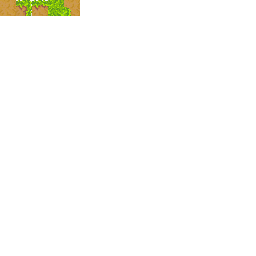
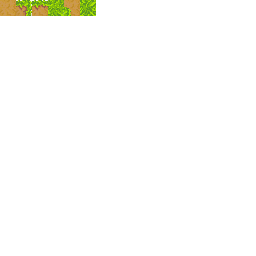
Layer changes from the first 256x256 image to the second:
added layer "filler grass" in group "Tiles" over (80, 0, 96, 16)
hid "Calque 0" over (80, 0, 96, 16)
